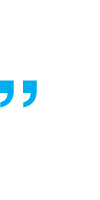
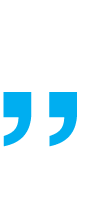
Layered file, before and after one edit (100×200). Changes by layer:
renamed "quotes" to "Layer 1", painted on it over [0, 80, 77, 147]
